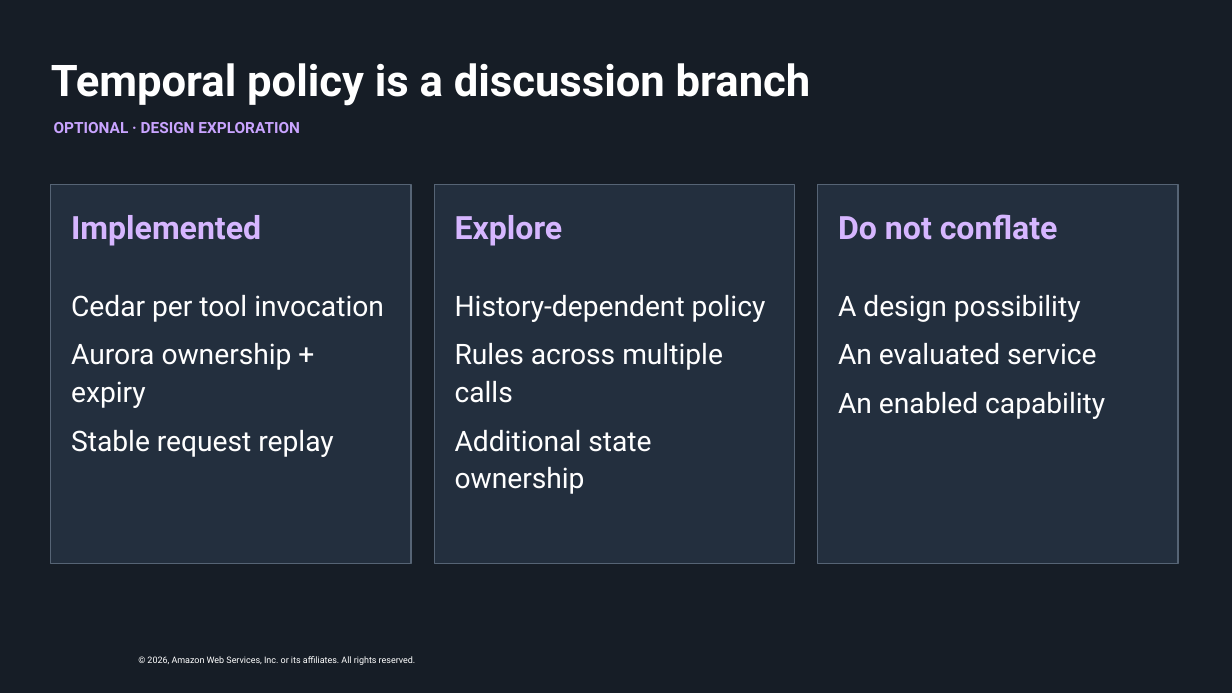
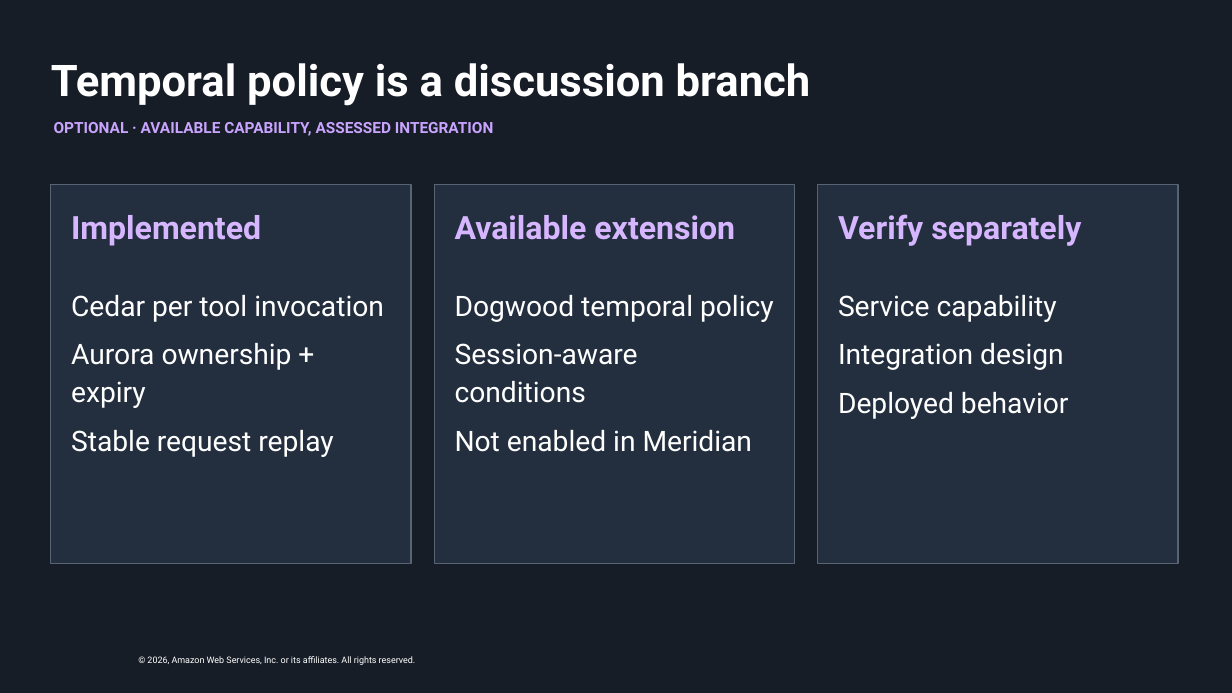
Before and after one commit to aws-samples/sample-stateful-agentic-ai-workflows-aurora-mcp-agentcore, a slide deck: slide 25 of meridian/docs/presentation/Meridian-reInvent-chalk-talk.pptx. Drawn at 1232x693 pixels with LibreOffice and Linux fonts; fonts in the diff are those of the drawing; background and template pictures are left out. Boxes give left, top, right and bottom in pixels: in the first picture for what was removed or moved away, otherwise in the second. Text is boxed around its words. In the diff, an @@ line names an element or a change of style, - is before the commit and + after.

```diff
--- a/meridian/docs/presentation/Meridian-reInvent-chalk-talk.pptx
+++ b/meridian/docs/presentation/Meridian-reInvent-chalk-talk.pptx
@@ text at box(54, 122, 494, 136): text changed @@
-OPTIONAL · DESIGN EXPLORATION
+OPTIONAL · AVAILABLE CAPABILITY, ASSESSED INTEGRATION
@@ text at box(455, 215, 735, 240): text changed @@
-Explore
+Available extension
@@ text at box(838, 214, 1081, 246): text changed @@
-Do not conflate
+Verify separately
@@ text at box(455, 295, 774, 452): text changed @@
-History-dependent policy
-Rules across multiple calls
-Additional state ownership
+Dogwood temporal policy
+Session-aware conditions
+Not enabled in Meridian
@@ text at box(838, 295, 1068, 419): text changed @@
-A design possibility
-An evaluated service
-An enabled capability
+Service capability
+Integration design
+Deployed behavior
```
Also in this commit, not shown: 4 other slides changed, 42 other files.
